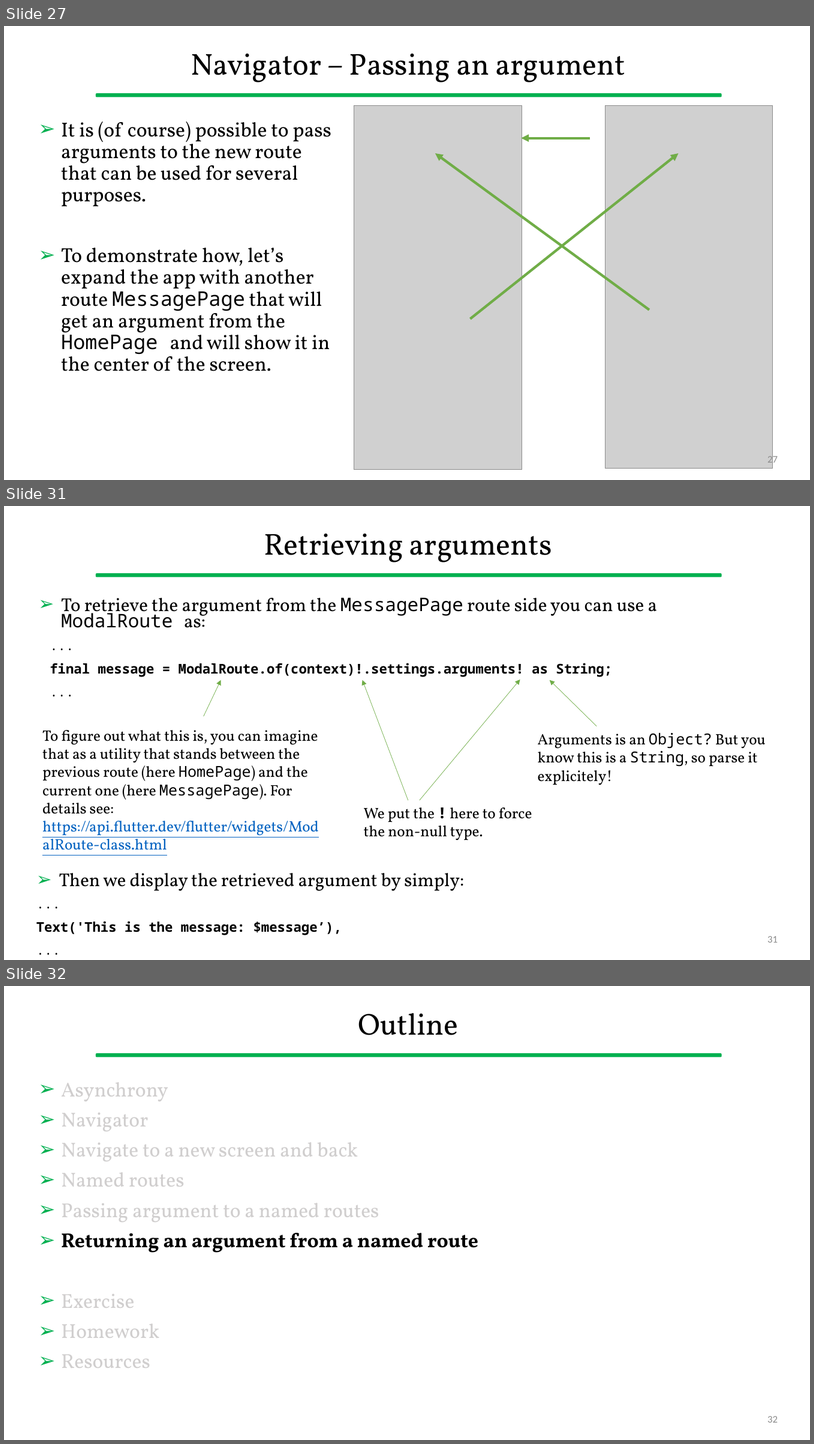
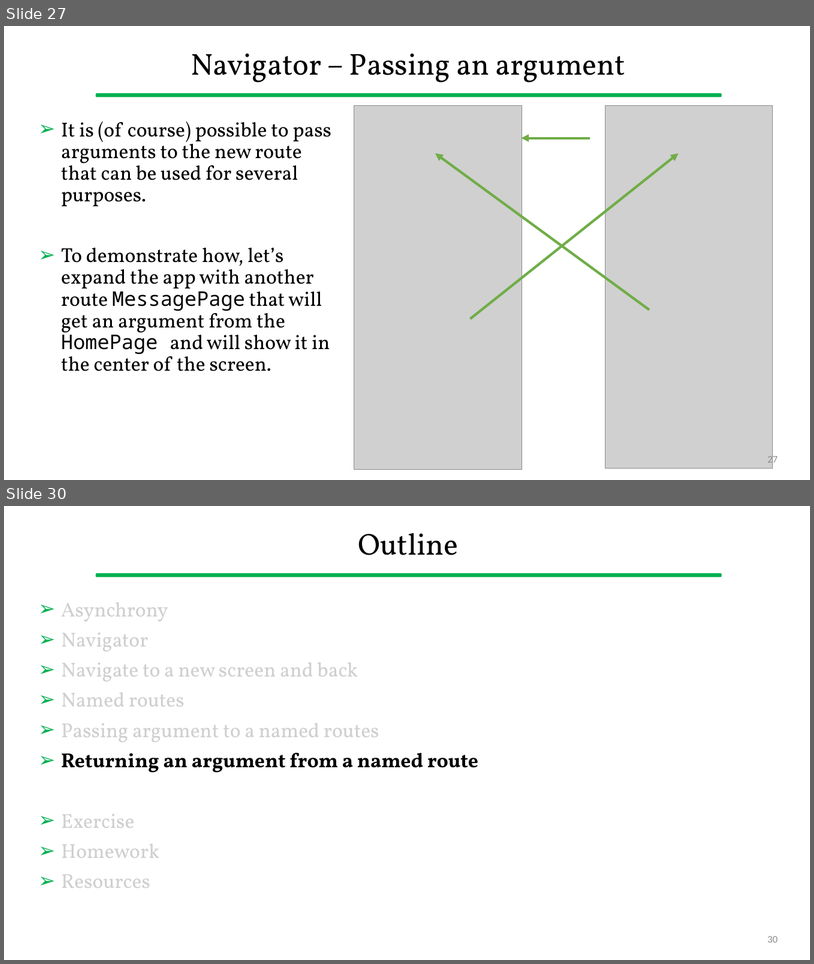
Before and after one commit to gcappon/bwthw, a slide deck: lab_06-navigation/lab_06-navigation.pptx. Shown one above the other, each under a label of ours: slides 27, 31 and 32 before the commit, slides 27 and 30 after it; the slides between them are not shown. The pictures are 814x1444 and 814x964 pixels, drawn with LibreOffice and Linux fonts; fonts in the diff are those of the drawing; grey boxes stand for pictures. Boxes give left, top, right and bottom in pixels: in the first picture for what was removed or moved away, otherwise in the second. Text is boxed around its words. In the diff, an @@ line names an element or a change of style, - is before the commit and + after.

Commit message:
[master] refactored everything to unnamed routes

```diff
--- a/lab_06-navigation/lab_06-navigation.pptx
+++ b/lab_06-navigation/lab_06-navigation.pptx
@@ slide 31 removed at bbox=[4, 506, 810, 960], background #FFFFFF; not listed: 1 template element that a slide beside it also shows @@
@@ title removed at bbox=[264, 533, 552, 562] @@
-Retrieving arguments
@@ text removed at bbox=[61, 597, 657, 628] @@
-➢ To retrieve the argument from the MessagePage route side you can use a ModalRoute as:
@@ text removed at bbox=[50, 663, 612, 676] @@
-...
-final message = ModalRoute.of(context)!.settings.arguments! as String;
-...
@@ arrow removed from (204, 717) to (221, 680) @@
@@ arrow removed from (408, 800) to (363, 680) @@
@@ arrow removed from (420, 800) to (521, 679) @@
@@ arrow removed from (597, 726) to (550, 680) @@
@@ text removed at bbox=[42, 730, 319, 855] @@
-To figure out what this is, you can imagine that as a utility that stands between the previous route (here HomePage) and the current one (here MessagePage). For details see: https://api.flutter.dev/flutter/widgets/ModalRoute-class.html
@@ text removed at bbox=[538, 733, 766, 785] @@
-Arguments is an Object? But you know this is a String, so parse it explicitely!
@@ text removed at bbox=[364, 807, 533, 840] @@
-We put the ! here to force the non-null type.
@@ text removed at bbox=[59, 873, 464, 891] @@
-➢ Then we display the retrieved argument by simply:
@@ text removed at bbox=[36, 921, 342, 934] @@
-...
-Text('This is the message: $message’),
-...
@@ page number removed at bbox=[768, 936, 778, 942] @@
-31
@@ what was slide 32 is now slide 30 @@
@@ page number at bbox=[768, 936, 778, 942]: text changed @@
-32
+30
```
Also in this commit, not shown: 11 slides changed, 1 slide added, 2 other slides removed, 15 other files.
